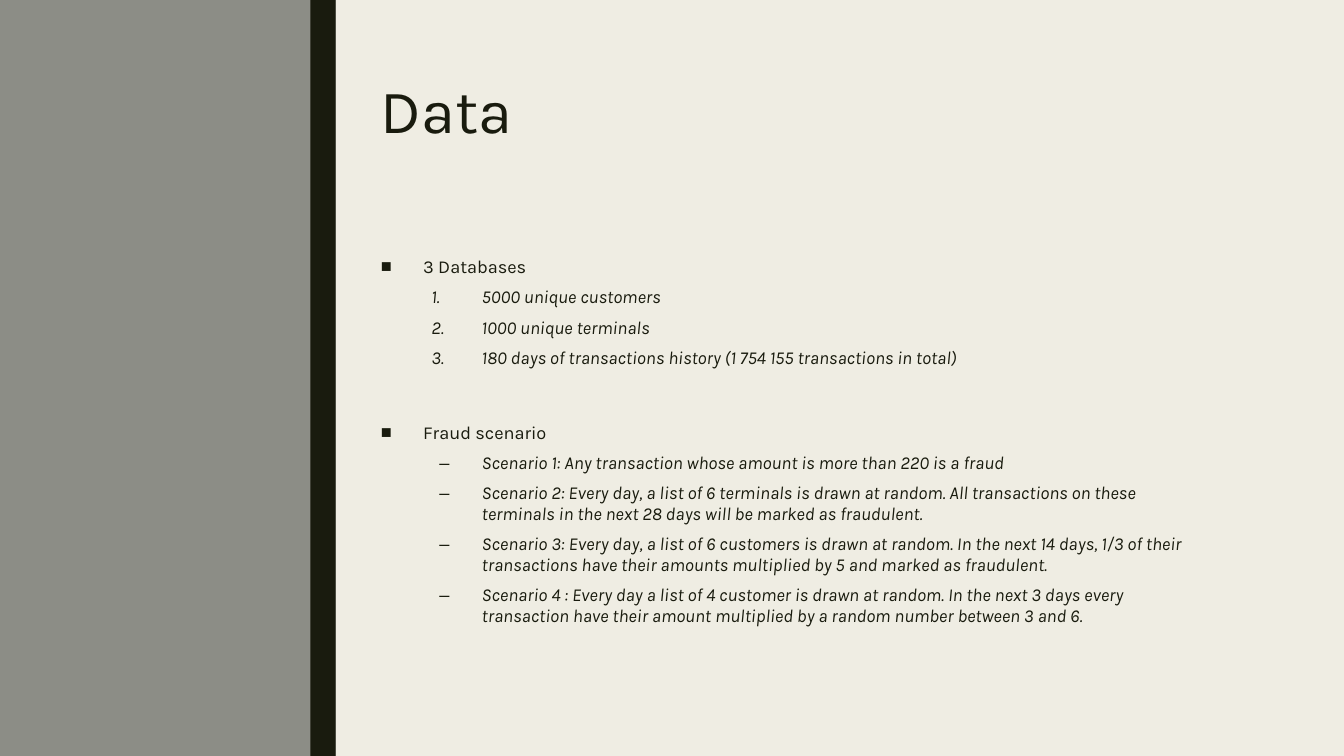
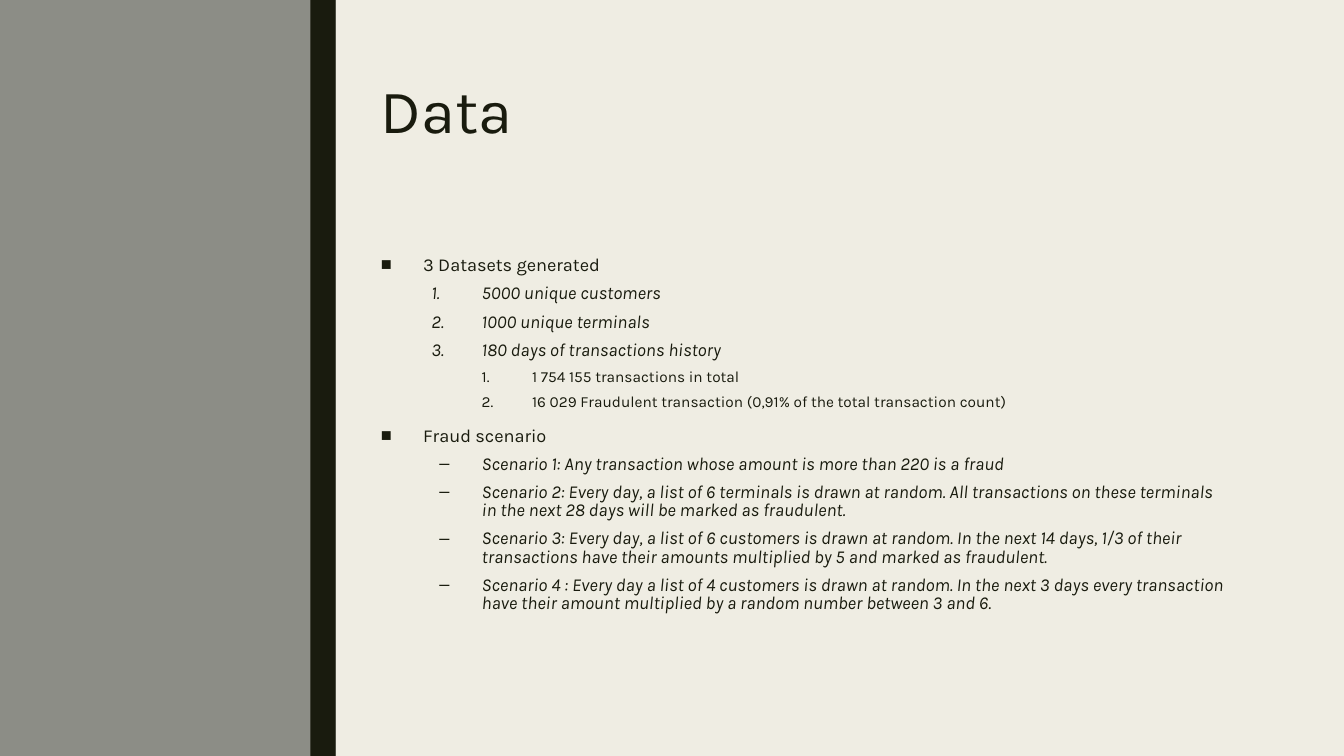
Before and after one commit to sebawall/project_sebastien, a slide deck: slide 4 of Project presentation.pptx (slide 3 before the commit). Drawn at 1344x756 pixels with LibreOffice and Linux fonts; fonts in the diff are those of the drawing. Boxes give left, top, right and bottom in pixels: in the first picture for what was removed or moved away, otherwise in the second. Text is boxed around its words. In the diff, an @@ line names an element or a change of style, - is before the commit and + after.

```diff
--- a/Project presentation.pptx
+++ b/Project presentation.pptx
@@ text at (423,258,600,276): text changed @@
-■ 3 Databases
+■ 3 Datasets generated
@@ text at (423,286,1213,568): line spacing 0.94 to 0.84 @@
@@ text at (482,343,1006,409): text changed; size 13 to 11 pt; italic off @@
-  3. 180 days of transactions history (1 754 155 transactions in total)
+  3. 180 days of transactions history
+    1. 1 754 155 transactions in total
+    2. 16 029 Fraudulent transaction (0,91% of the total transaction count)
@@ text at (482,578,1223,614): text changed @@
-  – Scenario 4 : Every day a list of 4 customer is drawn at random. In the next 3 days every transaction have their amount multiplied by a random number between 3 and 6.
+  – Scenario 4 : Every day a list of 4 customers is drawn at random. In the next 3 days every transaction have their amount multiplied by a random number between 3 and 6.
```
Also in this commit, not shown: 5 other slides changed, 3 slides added, 1 slide removed, 2 other files.
